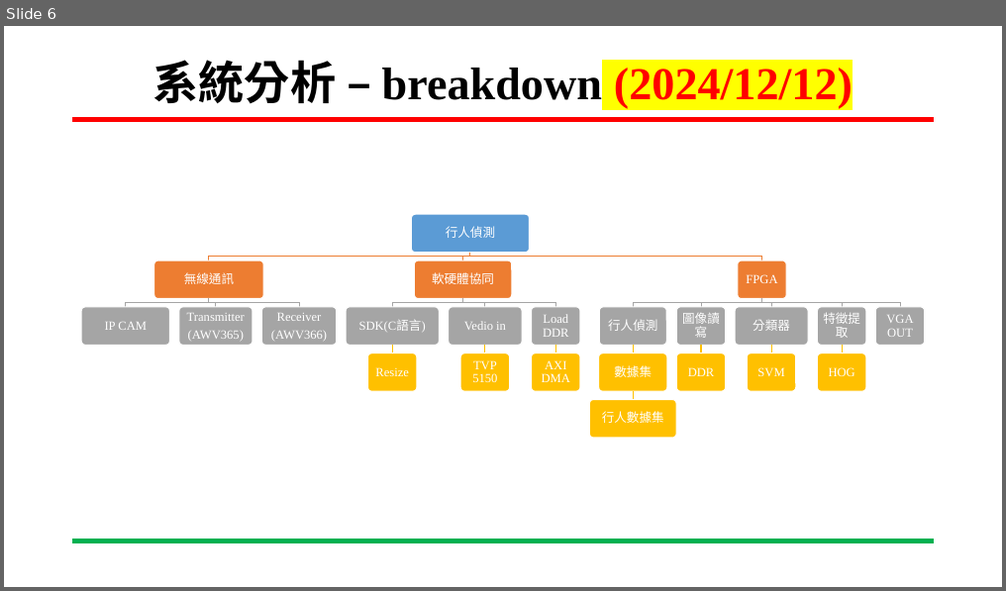
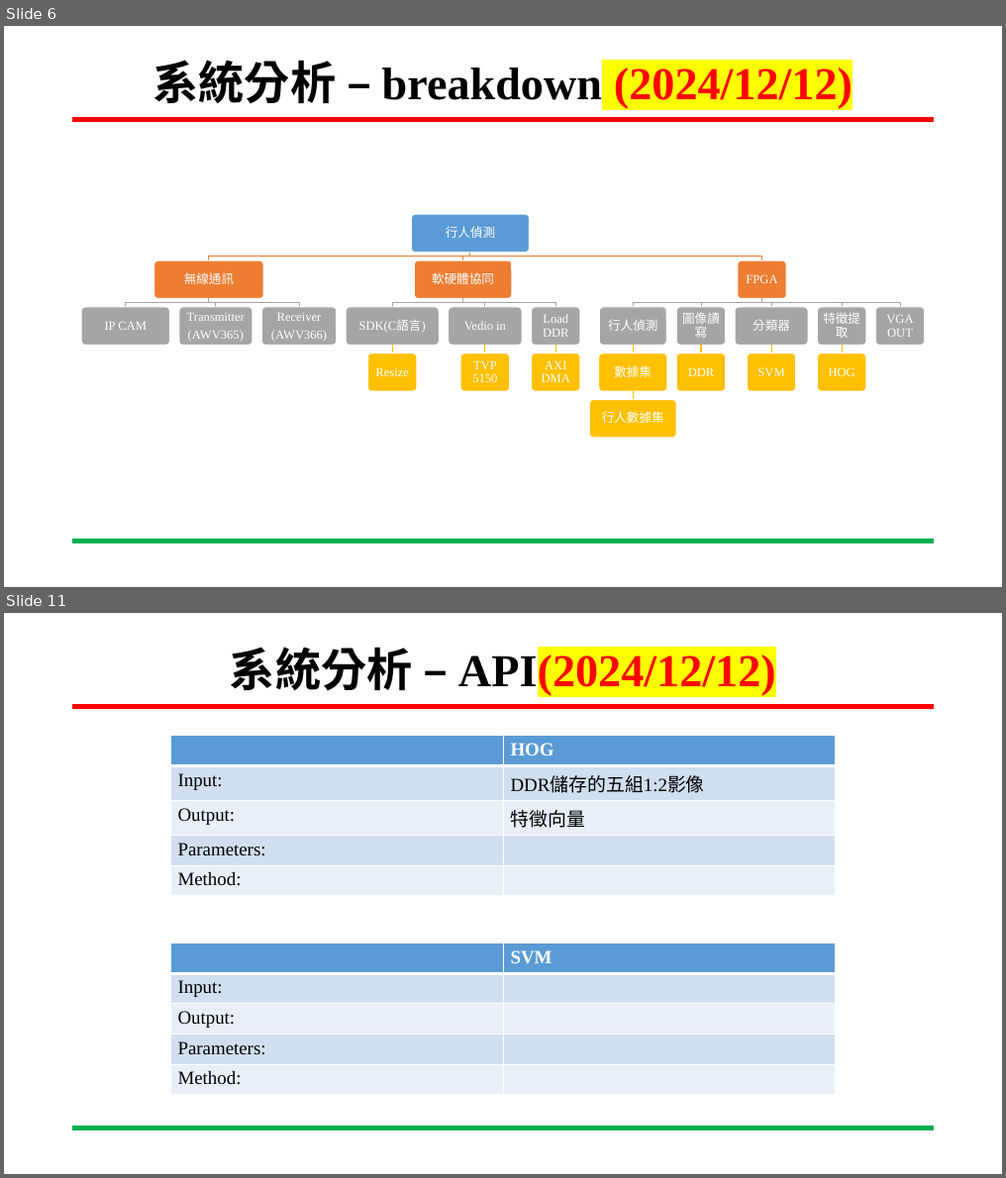
Before and after one commit to xup6tp6u4/pedestrian-detection, a slide deck: 嵌入式影像處理1212進度報告.pptx. Shown one above the other, each under a label of ours: slide 6 before the commit, slides 6 and 11 after it; the slides between them are not shown. The pictures are 1006x591 and 1006x1178 pixels, drawn with LibreOffice and Linux fonts; fonts in the diff are those of the drawing; background and template pictures are left out. Boxes give left, top, right and bottom in pixels: in the first picture for what was removed or moved away, otherwise in the second. Text is boxed around its words. In the diff, an @@ line names an element or a change of style, - is before the commit and + after.

```diff
--- a/嵌入式影像處理1212進度報告.pptx
+++ b/嵌入式影像處理1212進度報告.pptx
@@ slide 11 added at [4, 613, 1002, 1174], background #FFFFFF; not listed: 2 template elements that a slide beside it also shows @@
@@ title added at [230, 647, 776, 696], 44 pt, text #FF0000, bold @@
+系統分析 – API(2024/12/12)
@@ table added at [170, 736, 835, 889], 5 rows, 2 columns @@
+ | HOG
+Input: | DDR儲存的五組1:2影像
+Output: | 特徵向量
+Parameters: | 
+Method: | 
@@ table added at [170, 943, 835, 1095], 5 rows, 2 columns @@
+ | SVM
+Input: | 
+Output: | 
+Parameters: | 
+Method: | 
```
Also in this commit, not shown: 1 slide changed, 3 other slides added.
